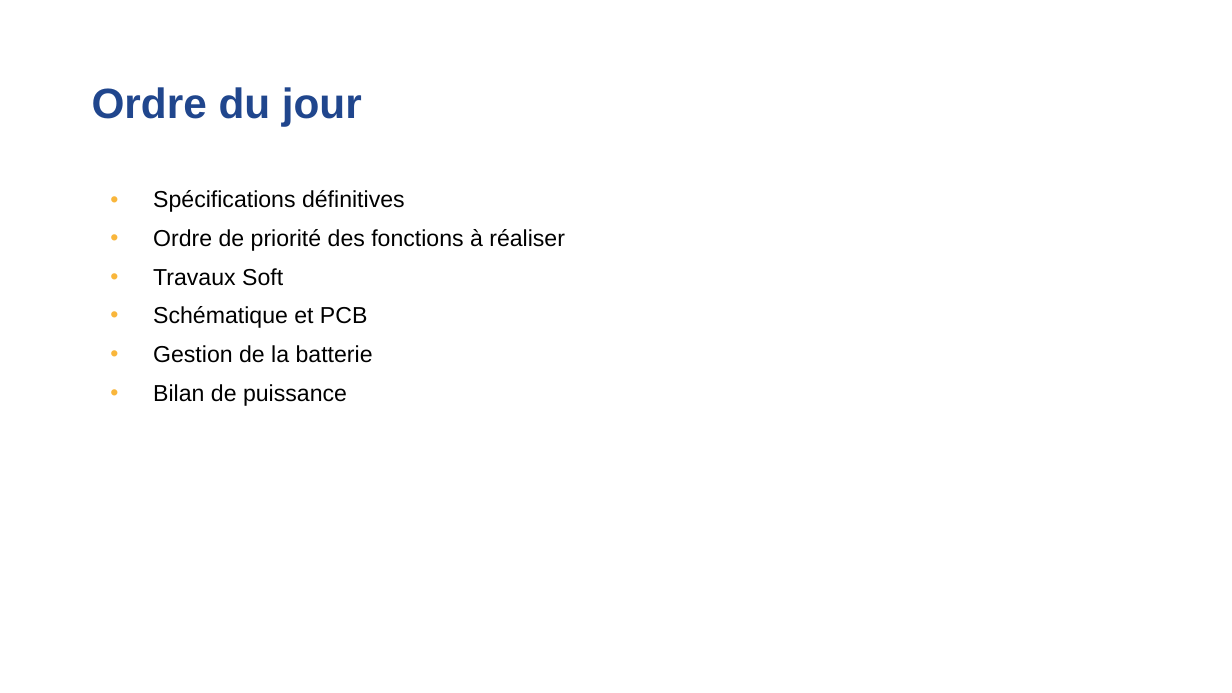
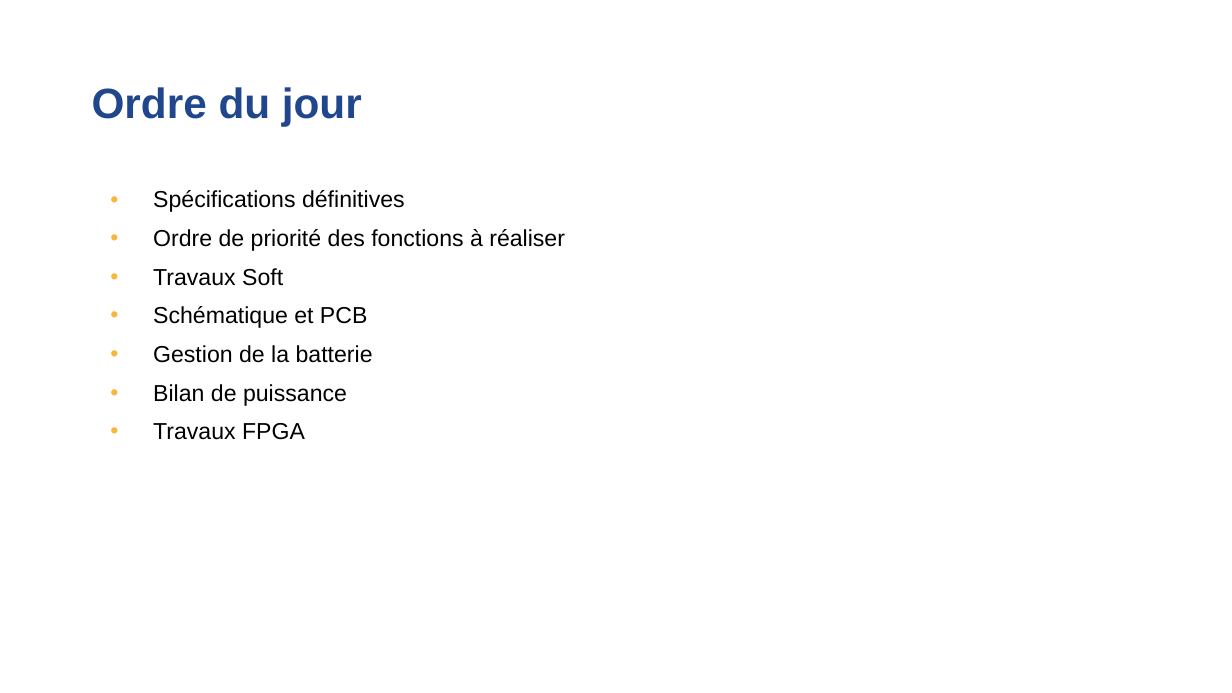
Before and after one commit to Laffargue-ElsysDesign/Robot_Surveillance_V3, a slide deck: slide 2 of GestionDeProjet/Reunions/Reunion 20_05_2022/Reunion_avancement20_05_22.pptx. Drawn at 1232x693 pixels with LibreOffice and Linux fonts; fonts in the diff are those of the drawing; background and template pictures are left out. Boxes give left, top, right and bottom in pixels: in the first picture for what was removed or moved away, otherwise in the second. Text is boxed around its words. In the diff, an @@ line names an element or a change of style, - is before the commit and + after.

```diff
--- a/GestionDeProjet/Reunions/Reunion 20_05_2022/Reunion_avancement20_05_22.pptx
+++ b/GestionDeProjet/Reunions/Reunion 20_05_2022/Reunion_avancement20_05_22.pptx
@@ text at (x1=153, y1=423, x2=305, y2=440): paragraph added @@
+• Travaux FPGA
```
Also in this commit, not shown: 2 other files.
